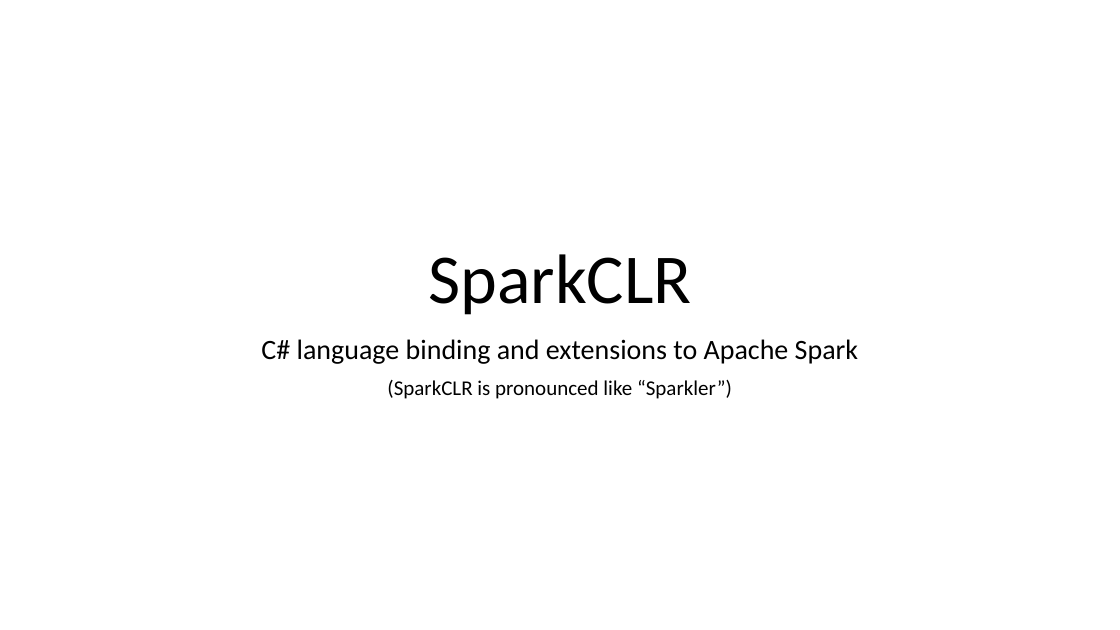
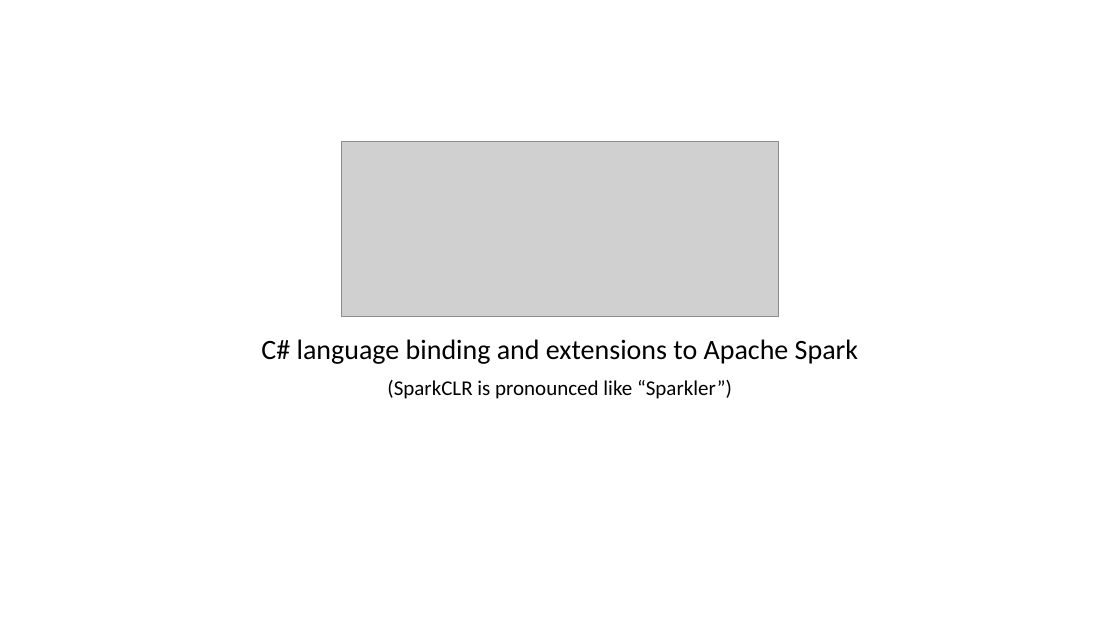
Before and after one commit to microsoft/Mobius, a slide deck: slide 1 of docs/SparkCLR.pptx. Drawn at 1120x630 pixels with LibreOffice and Linux fonts; fonts in the diff are those of the drawing; grey boxes stand for pictures. Boxes give left, top, right and bottom in pixels: in the first picture for what was removed or moved away, otherwise in the second. Text is boxed around its words. In the diff, an @@ line names an element or a change of style, - is before the commit and + after.

```diff
--- a/docs/SparkCLR.pptx
+++ b/docs/SparkCLR.pptx
@@ picture added at (341,141,779,316) @@
@@ title removed at (428,254,691,315) @@
-SparkCLR
```
Also in this commit, not shown: 8 other slides changed, 1 slide added, 6 slides removed, 1 other file.
